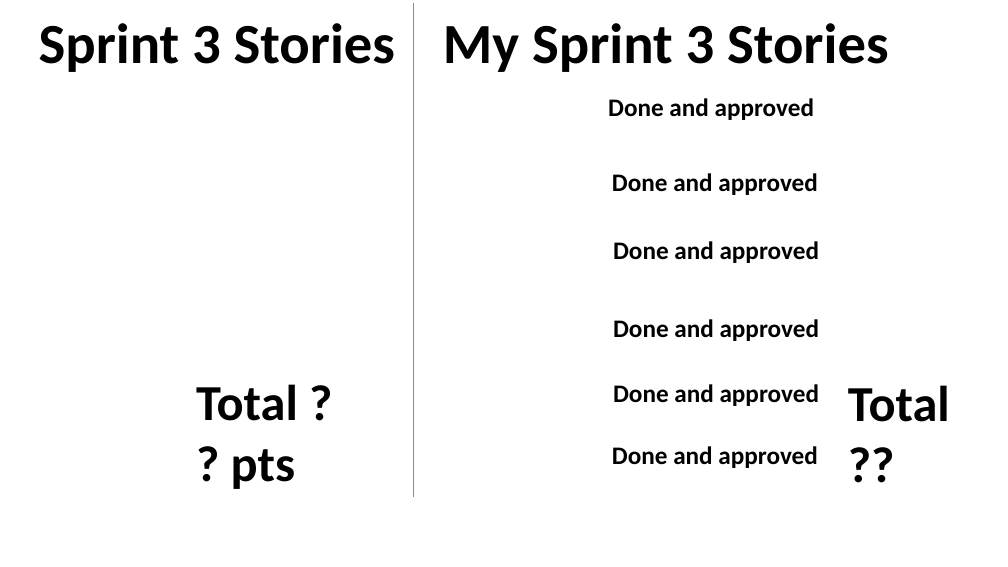
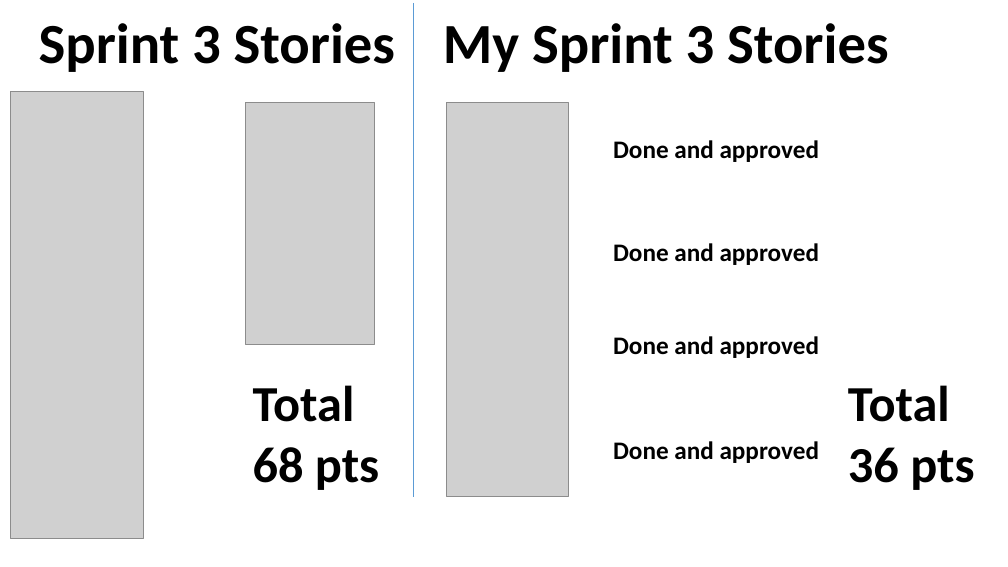
Before and after one commit to FIU-SCIS-Senior-Projects/Collaborative-Platform, a slide deck: slide 2 of Documents/Our Docs/Slides/Sprint3PresentationAdrian.pptx. Drawn at 1008x567 pixels with LibreOffice and Linux fonts; fonts in the diff are those of the drawing; grey boxes stand for pictures. Boxes give left, top, right and bottom in pixels: in the first picture for what was removed or moved away, otherwise in the second. Text is boxed around its words. In the diff, an @@ line names an element or a change of style, - is before the commit and + after.

```diff
--- a/Documents/Our Docs/Slides/Sprint3PresentationAdrian.pptx
+++ b/Documents/Our Docs/Slides/Sprint3PresentationAdrian.pptx
@@ picture added at box(11, 91, 143, 538) @@
@@ picture added at box(245, 103, 375, 345) @@
@@ picture added at box(446, 102, 568, 497) @@
@@ text "Done and approved": place and size @@
-text "Done and approved" at box(608, 98, 814, 120)
+text "Done and approved" at box(613, 140, 819, 162)
@@ text removed at box(612, 173, 817, 195) @@
-Done and approved
@@ text "Done and approved": place and size @@
-text "Done and approved" at box(613, 319, 819, 341)
+text "Done and approved" at box(613, 243, 819, 265)
@@ text removed at box(613, 241, 819, 263) @@
-Done and approved
@@ text "Done and approved": place and size @@
-text "Done and approved" at box(613, 384, 819, 406)
+text "Done and approved" at box(613, 336, 819, 358)
@@ text at box(253, 385, 379, 490): text changed @@
-Total ?? pts
+Total 68 pts
@@ text at box(848, 385, 974, 490): text changed @@
-Total ??
+Total 36 pts
@@ text "Done and approved": place and size @@
-text "Done and approved" at box(612, 446, 817, 468)
+text "Done and approved" at box(613, 441, 819, 463)
```
Also in this commit, not shown: 2 other slides changed, 1 other file.
